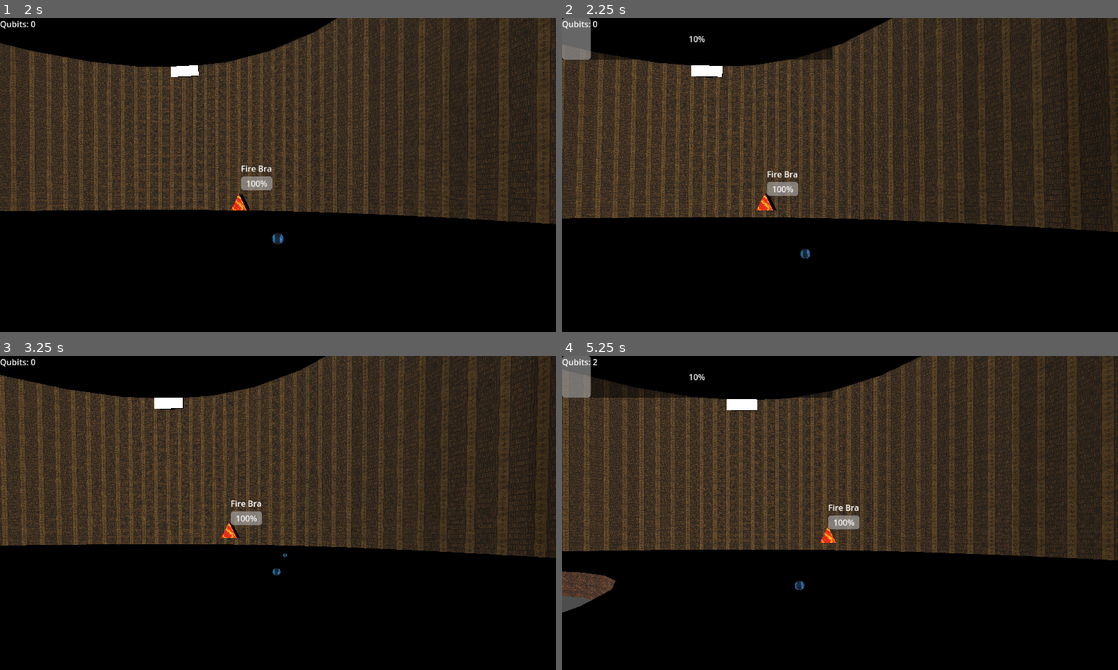
Above: before the commit, frames 1-4 (two rows, left to right).
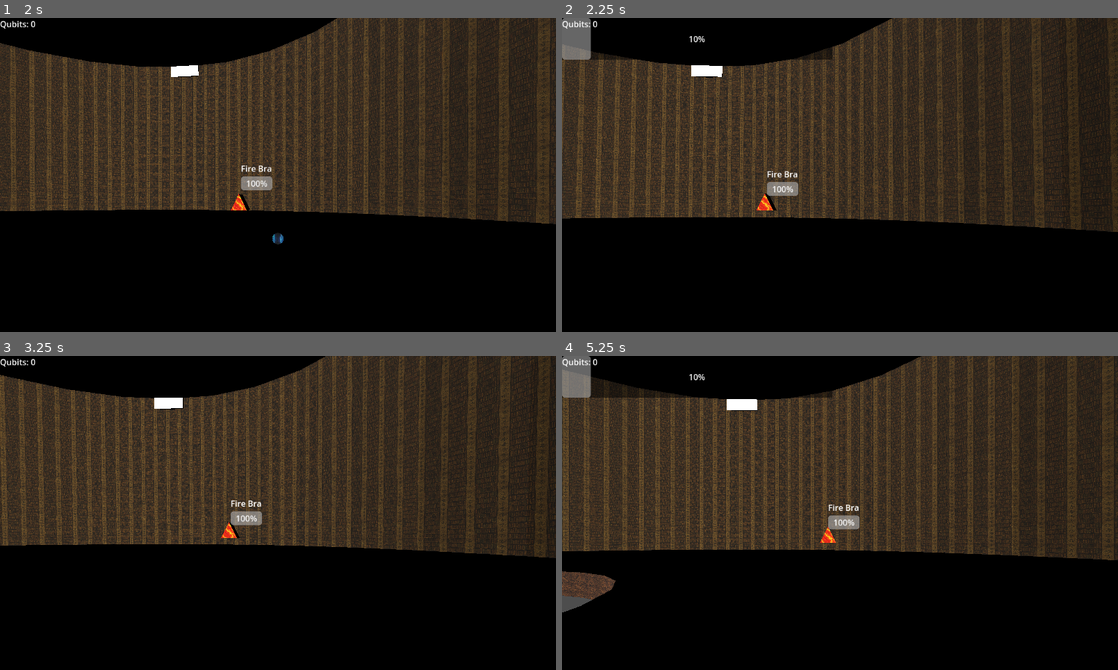
Above: after the commit, the same moments.

Repository: tharpm95/orb_thrower
Game: Godot game, scene res://worlds/level_1.tscn
The game is run twice, just before and just after one commit, with the same random seed, the same clock (stepped at 60 frames per second) and the same inputs.
Inputs (mouse positions are in pixels of both pictures, inside the frame that each line leads up to):
- Up to frame 1 (2 s): move the mouse to (305, 200) at 0.52 s; hold A (A) 0.53-1.28 s; tap D (D) at 0.8, 1.35 s; move the mouse to (250, 203) at 1.27 s; click (250, 203) at 1.55 s
- Up to frame 2 (2.25 s): move the mouse to (851, 196) at 2.02 s; press the mouse at (851, 196) at 2.03 s
- Up to frame 3 (3.25 s): tap S (S) at 2.3, 2.85 s; move the mouse to (272, 547) at 2.77 s; release the mouse at (272, 547) at 2.78 s; tap A (A) at 3.05 s
- Up to frame 4 (5.25 s): move the mouse to (878, 544) at 3.52 s; hold A (A) 3.53-4.28 s; tap D (D) at 3.8, 4.35 s; move the mouse to (795, 538) at 4.27 s; click (795, 538) at 4.55 s; move the mouse to (845, 541) at 5.02 s; press the mouse at (845, 541) at 5.03 s

Frame 1 is identical in both runs. In frame 2, less than 0.1% of the frame differs, in the area x 42-45%, y 73-77%; in frame 3, less than 0.1%; in frame 4, less than 0.1%, in the area x 5-44%, y 0-75%.

Commit message:
Acquire qubits from colliding orbs with beings

Diff:
--- a/scenes/beings/001.tscn
+++ b/scenes/beings/001.tscn
@@ -1,6 +1,26 @@
-[gd_scene load_steps=8 format=3 uid="uid://cplblf44s6jfc"]
+[gd_scene load_steps=10 format=3 uid="uid://cplblf44s6jfc"]
 
 [ext_resource type="Texture2D" uid="uid://bcp8g0ca58anx" path="res://textures/001.png" id="1_bha5c"]
+[ext_resource type="Script" path="res://scripts/being.gd" id="1_btimo"]
+[ext_resource type="Script" path="res://scripts/orb_hit.gd" id="1_y2omx"]
+
+[sub_resource type="ConcavePolygonShape3D" id="ConcavePolygonShape3D_vj270"]
+data = PackedVector3Array(0, 0.5, 0.5, 0.5, -0.5, 0.5, -0.5, -0.5, 0.5, 0, 0.5, -0.5, -0.5, -0.5, -0.5, 0.5, -0.5, -0.5, 0, 0.5, 0.5, 0, 0.5, -0.5, 0.5, -0.5, 0.5, 0, 0.5, -0.5, 0.5, -0.5, -0.5, 0.5, -0.5, 0.5, 0, 0.5, -0.5, 0, 0.5, 0.5, -0.5, -0.5, -0.5, 0, 0.5, 0.5, -0.5, -0.5, 0.5, -0.5, -0.5, -0.5, -0.5, -0.5, 0.5, 0.5, -0.5, 0.5, -0.5, -0.5, -0.5, 0.5, -0.5, 0.5, 0.5, -0.5, -0.5, -0.5, -0.5, -0.5)
+
+[sub_resource type="Animation" id="Animation_s8m6r"]
+length = 0.001
+tracks/0/type = "value"
+tracks/0/imported = false
+tracks/0/enabled = true
+tracks/0/path = NodePath("StaticBody3D:position")
+tracks/0/interp = 1
+tracks/0/loop_wrap = true
+tracks/0/keys = {
+"times": PackedFloat32Array(0),
+"transitions": PackedFloat32Array(1),
+"update": 0,
+"values": [Vector3(0, 0, 0)]
+}
 
 [sub_resource type="Animation" id="Animation_knfxp"]
 resource_name = "oscillate"
@@ -18,21 +38,6 @@
 "values": [Vector3(0, 0, 0), Vector3(0, 0.8, 0), Vector3(0, 0, 0)]
 }
 
-[sub_resource type="Animation" id="Animation_s8m6r"]
-length = 0.001
-tracks/0/type = "value"
-tracks/0/imported = false
-tracks/0/enabled = true
-tracks/0/path = NodePath("StaticBody3D:position")
-tracks/0/interp = 1
-tracks/0/loop_wrap = true
-tracks/0/keys = {
-"times": PackedFloat32Array(0),
-"transitions": PackedFloat32Array(1),
-"update": 0,
-"values": [Vector3(0, 0, 0)]
-}
-
 [sub_resource type="AnimationLibrary" id="AnimationLibrary_3512d"]
 _data = {
 "RESET": SubResource("Animation_s8m6r"),
@@ -44,11 +49,15 @@
 [sub_resource type="StandardMaterial3D" id="StandardMaterial3D_p0kfk"]
 albedo_texture = ExtResource("1_bha5c")
 
-[sub_resource type="SphereShape3D" id="SphereShape3D_28xq2"]
-
 [node name="Node3D" type="Node3D"]
 
 [node name="StaticBody3D" type="StaticBody3D" parent="."]
+collision_layer = 3
+collision_mask = 3
+script = ExtResource("1_btimo")
+
+[node name="CollisionShape3D2" type="CollisionShape3D" parent="StaticBody3D"]
+shape = SubResource("ConcavePolygonShape3D_vj270")
 
 [node name="AnimationPlayer" type="AnimationPlayer" parent="StaticBody3D"]
 root_node = NodePath("../..")
@@ -62,8 +71,11 @@
 skeleton = NodePath("")
 surface_material_override/0 = SubResource("StandardMaterial3D_p0kfk")
 
-[node name="CollisionShape3D" type="CollisionShape3D" parent="StaticBody3D"]
-shape = SubResource("SphereShape3D_28xq2")
+[node name="Area3D" type="Area3D" parent="StaticBody3D/MeshInstance3D"]
+script = ExtResource("1_y2omx")
+
+[node name="CollisionShape3D2" type="CollisionShape3D" parent="StaticBody3D/MeshInstance3D/Area3D"]
+shape = SubResource("ConcavePolygonShape3D_vj270")
 
 [node name="Control" type="Control" parent="."]
 layout_mode = 3
--- a/scenes/beings/002.tscn
+++ b/scenes/beings/002.tscn
@@ -1,5 +1,6 @@
-[gd_scene load_steps=8 format=3 uid="uid://b6i35w4tigk6e"]
+[gd_scene load_steps=9 format=3 uid="uid://b6i35w4tigk6e"]
 
+[ext_resource type="Script" path="res://scripts/being.gd" id="1_ac54c"]
 [ext_resource type="Texture2D" uid="uid://df3axfkp3l8c4" path="res://textures/003.png" id="1_o5hmc"]
 
 [sub_resource type="Animation" id="Animation_rckxj"]
@@ -49,6 +50,7 @@
 [node name="Node3D" type="Node3D"]
 
 [node name="StaticBody3D" type="StaticBody3D" parent="."]
+script = ExtResource("1_ac54c")
 
 [node name="AnimationPlayer" type="AnimationPlayer" parent="StaticBody3D"]
 libraries = {
--- a/scenes/items/orb.tscn
+++ b/scenes/items/orb.tscn
@@ -1,6 +1,7 @@
-[gd_scene load_steps=5 format=3 uid="uid://cplblf44s6jfc"]
+[gd_scene load_steps=6 format=3 uid="uid://cplblf44s6jfc"]
 
 [ext_resource type="Texture2D" uid="uid://uwlietb8xbpm" path="res://textures/002.png" id="1_oux4f"]
+[ext_resource type="Script" path="res://scripts/orb_hit.gd" id="1_s6cab"]
 
 [sub_resource type="SphereMesh" id="SphereMesh_btahu"]
 
@@ -12,10 +13,26 @@
 [node name="Node3D" type="Node3D"]
 
 [node name="RigidBody3D" type="RigidBody3D" parent="."]
+collision_layer = 8388608
+collision_mask = 8388608
+
+[node name="Area3D" type="Area3D" parent="RigidBody3D"]
+script = ExtResource("1_s6cab")
+
+[node name="MeshInstance3D" type="MeshInstance3D" parent="RigidBody3D/Area3D"]
+transform = Transform3D(0.2, 0, 0, 0, 0.2, 0, 0, 0, 0.2, 0, 0, 0)
+mesh = SubResource("SphereMesh_btahu")
+skeleton = NodePath("../..")
+surface_material_override/0 = SubResource("StandardMaterial3D_p0kfk")
+
+[node name="CollisionShape3D" type="CollisionShape3D" parent="RigidBody3D/Area3D"]
+transform = Transform3D(0.2, 0, 0, 0, 0.2, 0, 0, 0, 0.2, 0, 0, 0)
+shape = SubResource("SphereShape3D_28xq2")
 
 [node name="MeshInstance3D" type="MeshInstance3D" parent="RigidBody3D"]
 transform = Transform3D(0.2, 0, 0, 0, 0.2, 0, 0, 0, 0.2, 0, 0, 0)
 mesh = SubResource("SphereMesh_btahu")
+skeleton = NodePath("../../RigidBody3D")
 surface_material_override/0 = SubResource("StandardMaterial3D_p0kfk")
 
 [node name="CollisionShape3D" type="CollisionShape3D" parent="RigidBody3D"]
--- /dev/null
+++ b/scripts/being.gd
@@ -0,0 +1,4 @@
+extends StaticBody3D
+
+func _ready() -> void:
+	add_to_group("beings")
--- a/scripts/library_central_hall.gd
+++ b/scripts/library_central_hall.gd
@@ -22,8 +22,9 @@
 func _ready() -> void:
 	randomize()
 	print("Spawning beings")
-	await spawn_beings_with_delay()
+	spawn_beings_with_delay()
 
+# In your being management script
 func spawn_beings_with_delay() -> void:
 	for pos in spawn_positions:
 		var scene_index = randi() % being_scenes.size()
@@ -36,10 +37,13 @@
 			being_instances.append(being_instance)
 			control_node.visible = false
 
+		# Connect the sphere_hit signal from each being to the _on_sphere_hit callback which should be in this script
+		being_instance.connect("sphere_hit", Callable(character, "_on_sphere_hit"))
+
 @onready var character = get_node("/root/Node3D/CharacterBody3D") # Adjust the path as necessary
 @export var max_display_distance = 25.0 # Maximum distance to display the label
 
-func _process(delta: float) -> void:
+func _process(_delta: float) -> void:
 	for i in range(being_instances.size()):
 		var being_instance = being_instances[i]
 		if camera and being_instance:
--- a/scripts/movement.gd
+++ b/scripts/movement.gd
@@ -113,7 +113,7 @@
 		get_tree().root.add_child(sphere_instance)
 
 		# Positioning the sphere
-		var start_position = camera.global_transform.origin - camera.basis.z * 2
+		start_position = camera.global_transform.origin - camera.basis.z * 2
 		sphere_instance.global_transform.origin = start_position
 
 		# Apply impulse to the sphere
@@ -122,6 +122,9 @@
 			var camera_forward = -camera.basis.z.normalized()
 			var launch_force = BASE_LAUNCH_FORCE + (charge_time / MAX_CHARGE_TIME) * (MAX_LAUNCH_FORCE - BASE_LAUNCH_FORCE)
 			sphere_rigidbody.apply_impulse(camera_forward * launch_force)
+
+			# Connect the sphere's `sphere_hit` signal to a handler
+			sphere_instance.get_node("RigidBody3D/Area3D").connect("sphere_hit", Callable(self, "_on_sphere_hit"))
 
 			# Set timer to remove the sphere after its lifetime
 			var sphere_timer = Timer.new()
@@ -133,8 +136,11 @@
 			# Connect timeout signal to remove the sphere
 			sphere_timer.timeout.connect(func() -> void:
 				sphere_instance.queue_free()
-				increase_qubits_count()
 			)
+
+func _on_sphere_hit():
+	print("sphere_hit")
+	increase_qubits_count()
 
 func increase_qubits_count():
 	# Increase qubits count and update display
--- /dev/null
+++ b/scripts/orb_hit.gd
@@ -0,0 +1,11 @@
+extends Area3D
+
+signal sphere_hit
+
+func _ready():
+	connect("body_entered", Callable(self, "_on_body_entered"))
+
+func _on_body_entered(body: Node) -> void:
+	if body.is_in_group("beings"):
+		emit_signal("sphere_hit")
+		queue_free()
--- a/worlds/level_1.tscn
+++ b/worlds/level_1.tscn
@@ -16,6 +16,8 @@
 
 [node name="CharacterBody3D" type="CharacterBody3D" parent="."]
 transform = Transform3D(1, 0, 0, 0, 1, 0, 0, 0, 1, 21.6646, -3.26286, 0)
+collision_layer = 3
+collision_mask = 3
 script = ExtResource("1_po0g2")
 
 [node name="Camera3D" type="Camera3D" parent="CharacterBody3D"]
